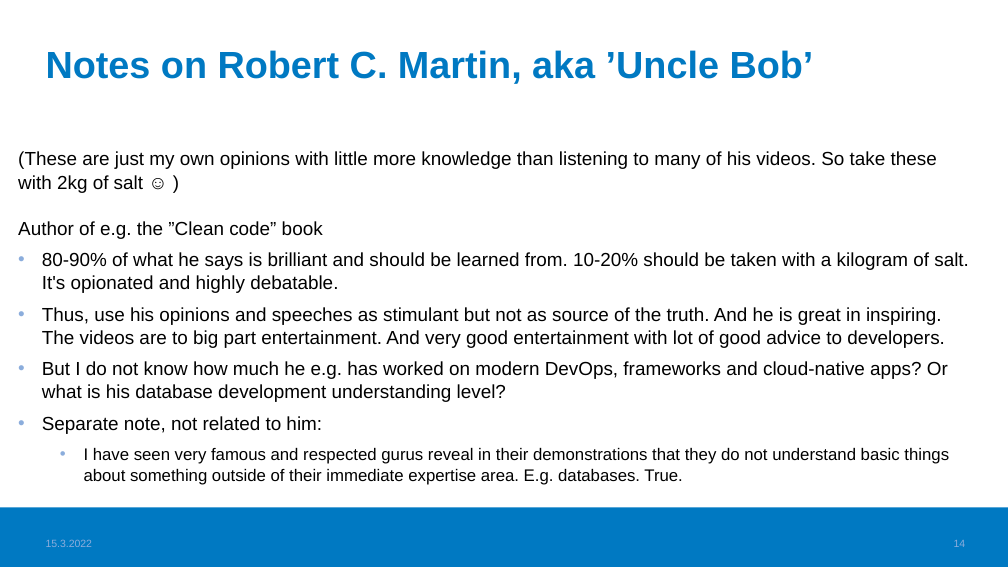
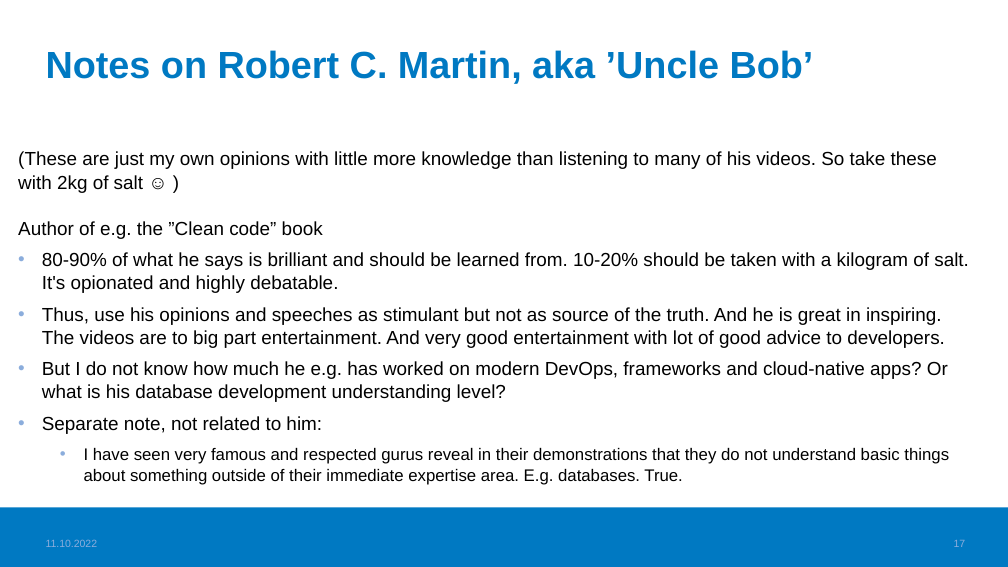
Before and after one commit to haagahelia/ohke-teknologiat, a slide deck: slide 17 of 06_ohjelmistoarkkitehtuurit_ja_patternit/SoftwareArchitecturesAndPatterns.pptx (slide 14 before the commit). Drawn at 1008x567 pixels with LibreOffice and Linux fonts; fonts in the diff are those of the drawing; background and template pictures are left out. Boxes give left, top, right and bottom in pixels: in the first picture for what was removed or moved away, otherwise in the second. Text is boxed around its words. In the diff, an @@ line names an element or a change of style, - is before the commit and + after.

```diff
--- a/06_ohjelmistoarkkitehtuurit_ja_patternit/SoftwareArchitecturesAndPatterns.pptx
+++ b/06_ohjelmistoarkkitehtuurit_ja_patternit/SoftwareArchitecturesAndPatterns.pptx
@@ text at (46, 539, 98, 547): text changed @@
-15.3.2022
+11.10.2022
@@ page number at (954, 540, 966, 547): text changed @@
-14
+17
```
Also in this commit, not shown: 14 other slides changed, 3 slides added, 3 other files.
